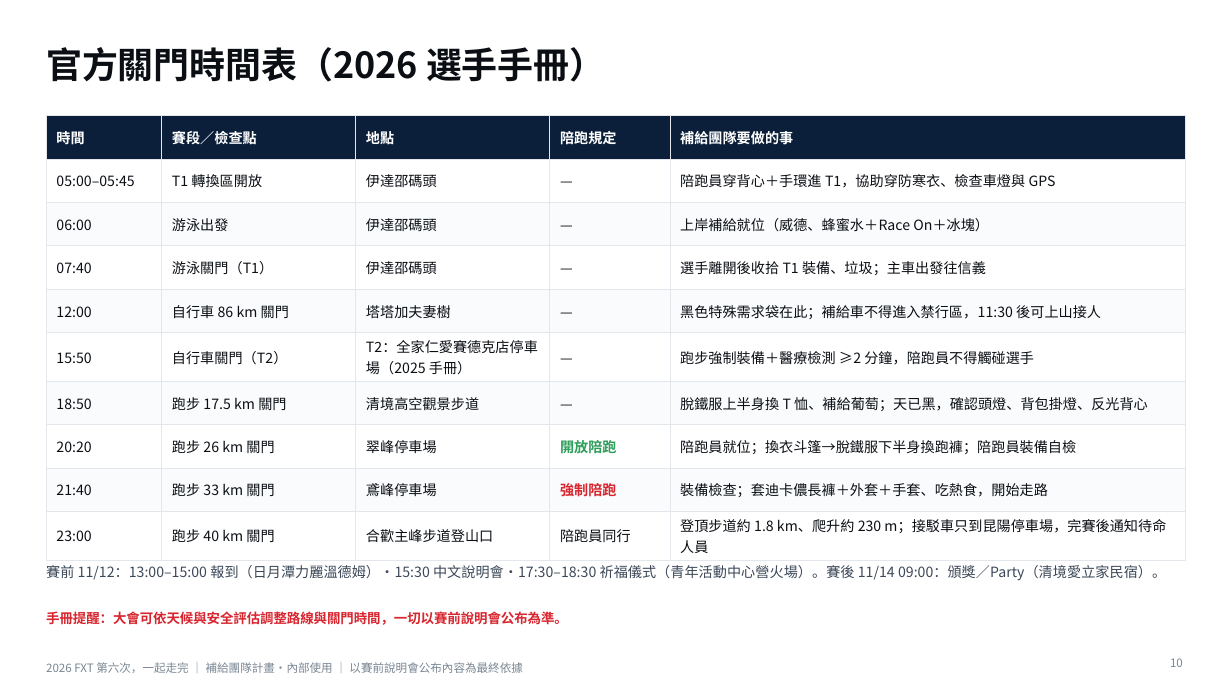
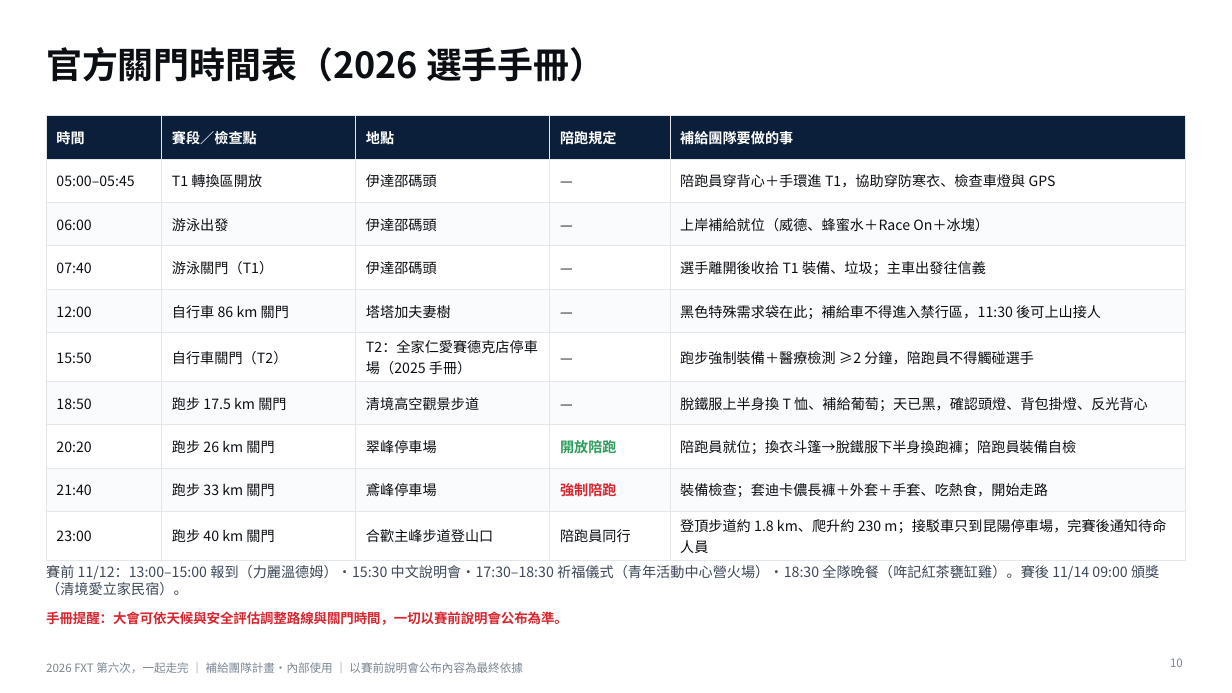
Before and after one commit to powermovebboy-sys/Race-site, a slide deck: slide 10 of deck/2026_FXT_第六次一起走完.pptx. Drawn at 1232x693 pixels with LibreOffice and Linux fonts; fonts in the diff are those of the drawing. Boxes give left, top, right and bottom in pixels: in the first picture for what was removed or moved away, otherwise in the second. Text is boxed around its words. In the diff, an @@ line names an element or a change of style, - is before the commit and + after.

```diff
--- a/deck/2026_FXT_第六次一起走完.pptx
+++ b/deck/2026_FXT_第六次一起走完.pptx
@@ text at [46,565,1159,595]: text changed @@
-賽前 11/12：13:00–15:00 報到（日月潭力麗溫德姆）・15:30 中文說明會・17:30–18:30 祈福儀式（青年活動中心營火場）。賽後 11/14 09:00：頒獎／Party（清境愛立家民宿）。
+賽前 11/12：13:00–15:00 報到（力麗溫德姆）・15:30 中文說明會・17:30–18:30 祈福儀式（青年活動中心營火場）・18:30 全隊晚餐（哖記紅茶甕缸雞）。賽後 11/14 09:00 頒獎（清境愛立家民宿）。
```
Also in this commit, not shown: 2 other slides changed, 3 other files.
